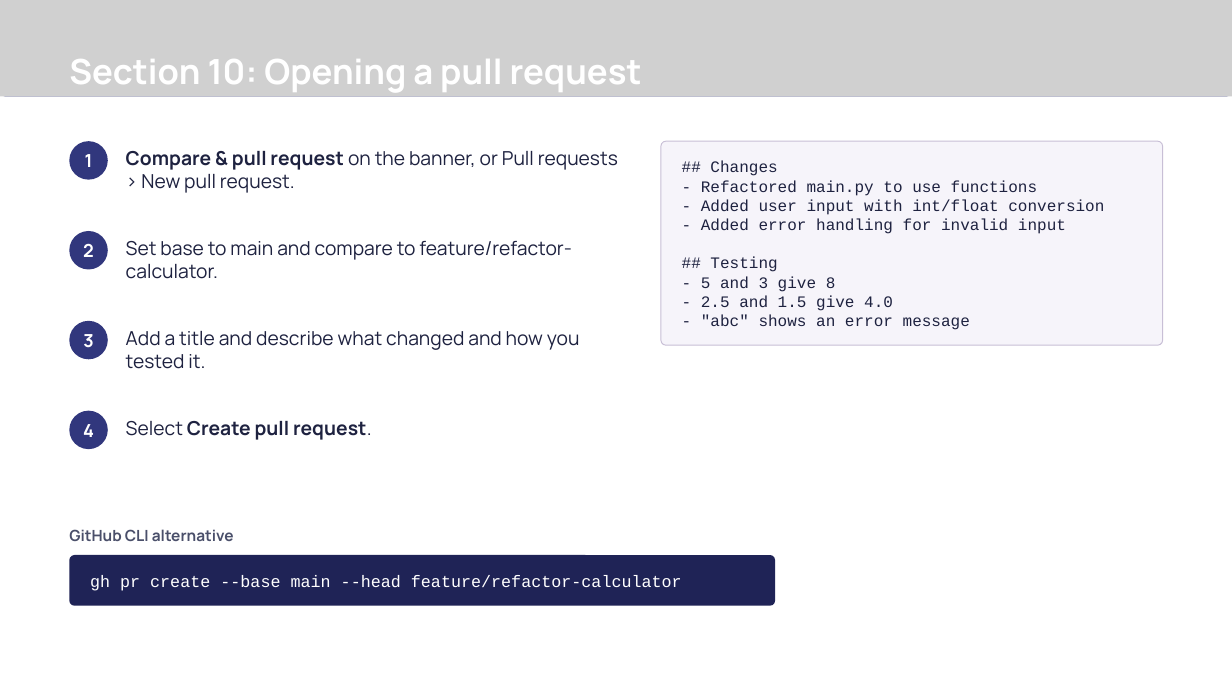
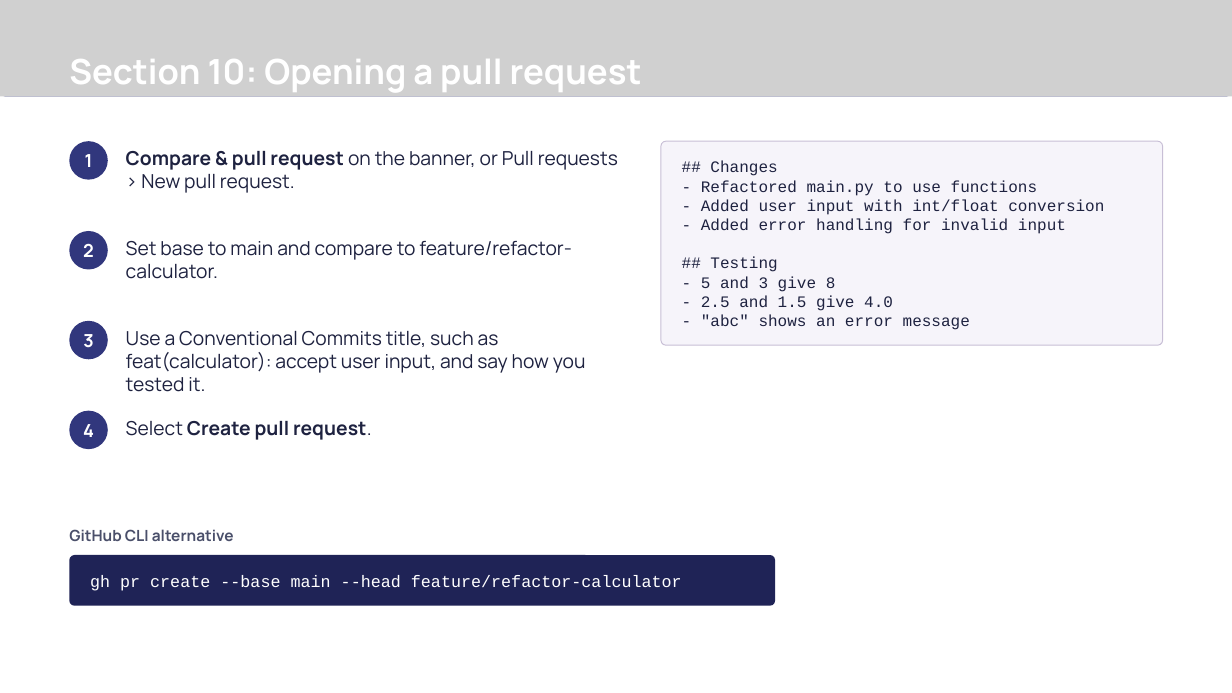
Before and after one commit to Revolution-Data-Platforms/Introduction-to-Git-Workshop, a slide deck: slide 22 of presentation/introduction-to-git-workshop.pptx (slide 21 before the commit). Drawn at 1232x693 pixels with LibreOffice and Linux fonts; fonts in the diff are those of the drawing; grey boxes stand for pictures; background and template pictures are left out. Boxes give left, top, right and bottom in pixels: in the first picture for what was removed or moved away, otherwise in the second. Text is boxed around its words. In the diff, an @@ line names an element or a change of style, - is before the commit and + after.

Commit message:
docs(workshop): teach Conventional Commits
Commit messages, the pull request title and the check-in assessment now follow the Conventional Commits standard, with a new slide in each deck and real examples from this repository. PowerShell commands that differ from Git Bash appear in their own labelled blocks, and the commit history diagram uses the new message style.

```diff
--- a/presentation/introduction-to-git-workshop.pptx
+++ b/presentation/introduction-to-git-workshop.pptx
@@ text at (x1=126, y1=331, x2=586, y2=392): text changed @@
-Add a title and describe what changed and how you tested it.
+Use a Conventional Commits title, such as feat(calculator): accept user input, and say how you tested it.
```
Also in this commit, not shown: 5 other slides changed, 1 slide added, 8 other files.
